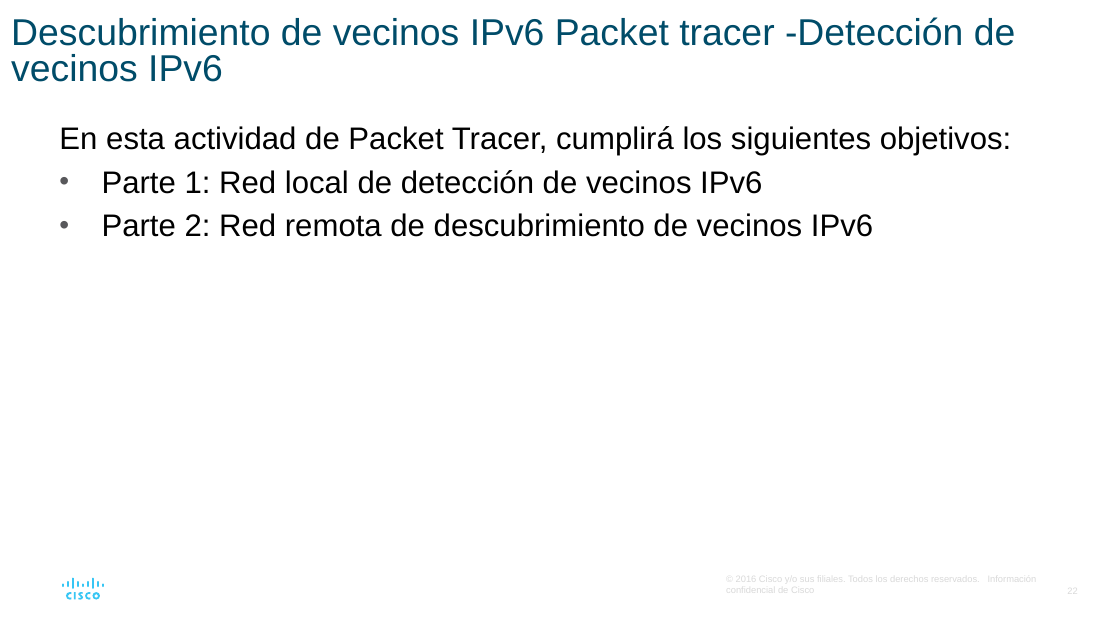
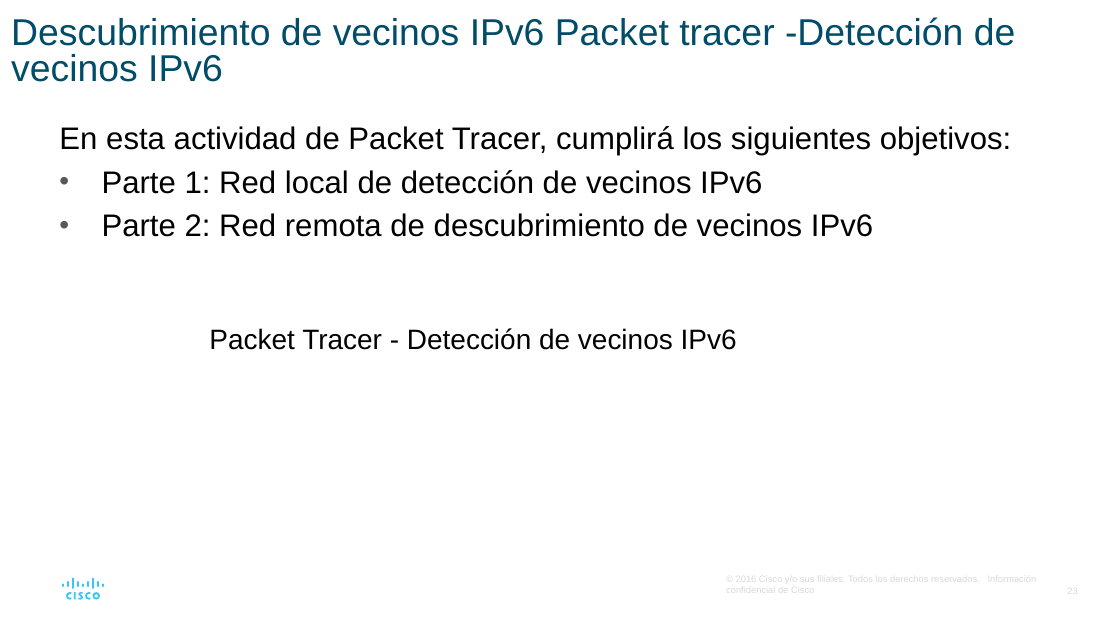
Before and after one commit to giganteavila/PAR, a slide deck: slide 23 of Presentaciones/9-Resolución de Dirección.odp (slide 22 before the commit). Drawn at 1120x630 pixels with LibreOffice and Linux fonts; fonts in the diff are those of the drawing. Boxes give left, top, right and bottom in pixels: in the first picture for what was removed or moved away, otherwise in the second. Text is boxed around its words. In the diff, an @@ line names an element or a change of style, - is before the commit and + after.

```diff
--- a/Presentaciones/9-Resolución de Dirección.odp
+++ b/Presentaciones/9-Resolución de Dirección.odp
@@ text added at <box>209,328,737,350</box>, 18 pt, text #000000 @@
+Packet Tracer - Detección de vecinos IPv6
```
Also in this commit, not shown: 7 other slides changed, 4 slides added, 1 slide removed, 1 other file.
